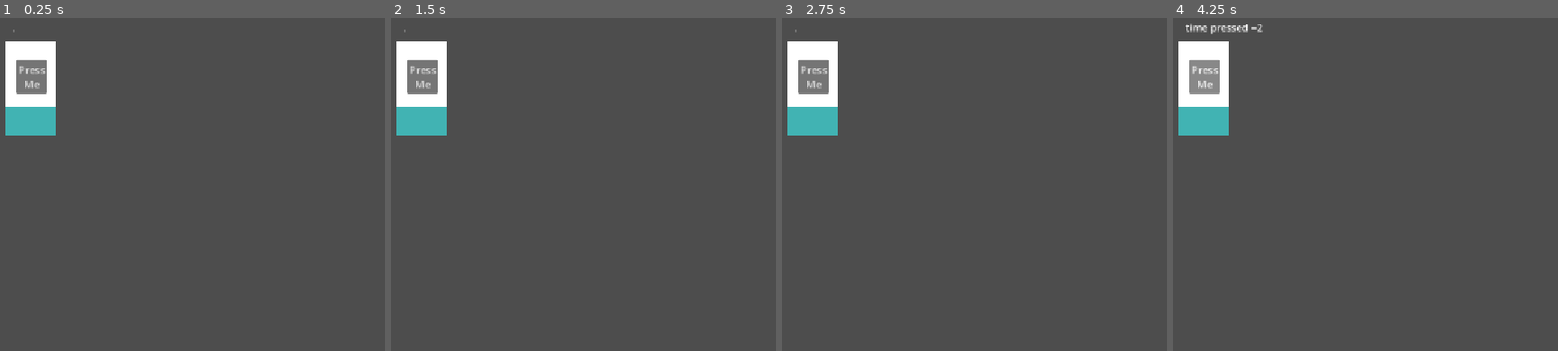
Above: before the commit, frames 1-4 (left to right).
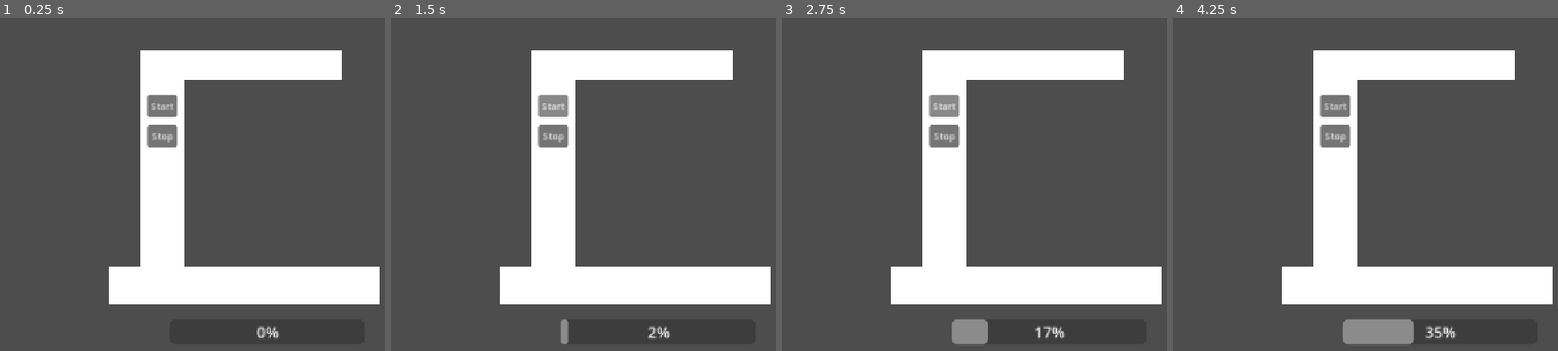
Above: after the commit, the same moments.

Repository: ELJA1104/Coffee_game_repo
Game: Godot game, scene res://Scenes/test.tscn
Two runs of this game, one before a commit and one after it. Both use one fixed random seed, a clock stepped at 60 frames per second and the inputs below. Before the commit the project starts from res://Scenes/idk.tscn.
Inputs (mouse positions are in pixels of both pictures, inside the frame that each line leads up to):
- Up to frame 1 (0.25 s): no input
- Up to frame 2 (1.5 s): click (552, 134) at 0.5 s, where only the run after the commit has a clickable "Stop"; click (552, 104) at 1.25 s, where only the run after the commit has a clickable "Start"
- Up to frame 3 (2.75 s): click (943, 104) at 2 s, where only the run after the commit has a clickable "Start"
- Up to frame 4 (4.25 s): click (1203, 77) at 2.75 s, where only the run before the commit has a clickable "Press Me"; click (1203, 77) at 3.5 s, where only the run before the commit has a clickable "Press Me"

The runs differ from the first frame. In frame 1, 23% of the frame differs, in the area x 1-99%, y 3-96%; in frame 2, 23%; in frame 3, 24%; in frame 4, 25%, in the area x 1-99%, y 1-98%.

Commit message:
Ethan update

Diff:
--- a/Code/test.gd
+++ b/Code/test.gd
@@ -1,30 +1,37 @@
 extends Node2D
-var Pug_detec : Area2D
-var Cup_detec : Area2D
-var Pug_detection_value : int = 0
-var Cup_detection_value : int = 0
-
+@export var Pug_detec : Area2D
+@export var Cup_detec : Area2D
+@export var Cup_detection_value : int = 0
+@export var cup_tp_pos: Node2D
+@export var puck_tp_pos: Node2D
+@export var Progress_Bar : ProgressBar
+var is_filling : bool = false
+var a : int = 100
+var b : int
 func get_input():
 	pass
 
+func _physics_process(delta: float) -> void:
+	if is_filling == true:
+		Progress_Bar.value += .20
+
+	elif is_filling == false:
+		Progress_Bar.value = Progress_Bar.value
 
 func _on_start_button_pressed() -> void:
-	if Pug_detection_value == 1 and Cup_detection_value == 1:
-		print("start button is pressed")
-	else:
-		print("something is missing")
+	#if Cup_detection_value == 1:
+	print("start button is pressed")
+	is_filling = true
+	print(a)
+	#else:
+	#	print("something is missing")
 
 func _on_stop_button_pressed() -> void:
 	print("stop button is pressed")
-	Pug_detection_value == 0
 	Cup_detection_value == 0
-	print(Pug_detection_value)
-	print(Cup_detection_value)
-
-
-func _on_pug_detection_area_entered(area: Area2D) -> void:
-	print("Pug has been inserted")
-	Pug_detection_value == 1
+	is_filling = false
+	a = 0
+	print(a)
 
 func _on_cup_detection_area_entered(area: Area2D) -> void:
 	print("Cup thas been inserted")
--- /dev/null
+++ b/Scenes/node_2d.tscn
@@ -0,0 +1,3 @@
+[gd_scene format=3 uid="uid://qjjdoif4x3aa"]
+
+[node name="Node2D" type="Node2D" unique_id=47513517]
--- a/Scenes/test.tscn
+++ b/Scenes/test.tscn
@@ -6,25 +6,15 @@
 size = Vector2(168, 48)
 
 [sub_resource type="RectangleShape2D" id="RectangleShape2D_yf5fn"]
-size = Vector2(168, 48)
+size = Vector2(168, 56)
 
-[node name="Coffeebrewer" type="Node2D" unique_id=204845374]
+[node name="Coffeebrewer" type="Node2D" unique_id=204845374 node_paths=PackedStringArray("Pug_detec", "Cup_detec", "cup_tp_pos", "puck_tp_pos", "Progress_Bar")]
 script = ExtResource("1_lc1oi")
-
-[node name="Control" type="Control" parent="." unique_id=639063775]
-layout_mode = 3
-anchors_preset = 0
-offset_left = 128.0
-offset_top = -200.0
-offset_right = 192.0
-offset_bottom = -16.0
-
-[node name="ProgressBar" type="ProgressBar" parent="Control" unique_id=1343897540]
-layout_mode = 0
-offset_left = 16.0
-offset_top = 16.0
-offset_right = 48.0
-offset_bottom = 168.0
+Pug_detec = NodePath("Puck detection")
+Cup_detec = NodePath("Cup detection")
+cup_tp_pos = NodePath("Cup detection/Cup_tp_destination")
+puck_tp_pos = NodePath("Puck detection/Puck_tp_destination")
+Progress_Bar = NodePath("ProgressBar")
 
 [node name="ColorRect" type="ColorRect" parent="." unique_id=745951462]
 offset_left = -136.0
@@ -44,16 +34,22 @@
 offset_right = 120.0
 offset_bottom = 32.0
 
-[node name="Pug detection" type="Area2D" parent="." unique_id=854129398]
+[node name="Puck detection" type="Area2D" parent="." unique_id=854129398]
 
-[node name="CollisionShape2D" type="CollisionShape2D" parent="Pug detection" unique_id=1757694897]
+[node name="CollisionShape2D" type="CollisionShape2D" parent="Puck detection" unique_id=1757694897]
 position = Vector2(-4, -184)
 shape = SubResource("RectangleShape2D_g4v7s")
 
+[node name="Puck_tp_destination" type="Node2D" parent="Puck detection" unique_id=1185130667]
+position = Vector2(0, -184)
+
 [node name="Cup detection" type="Area2D" parent="." unique_id=968435946]
 
+[node name="Cup_tp_destination" type="Node2D" parent="Cup detection" unique_id=2136124169]
+position = Vector2(0, -40)
+
 [node name="CollisionShape2D" type="CollisionShape2D" parent="Cup detection" unique_id=1550581908]
-position = Vector2(-4, -32)
+position = Vector2(-4, -36)
 shape = SubResource("RectangleShape2D_yf5fn")
 
 [node name="Start" type="Button" parent="." unique_id=1102906672]
@@ -76,7 +72,13 @@
 position = Vector2(0, -64)
 zoom = Vector2(1.5, 1.5)
 
-[connection signal="area_entered" from="Pug detection" to="." method="_on_pug_detection_area_entered"]
+[node name="ProgressBar" type="ProgressBar" parent="." unique_id=1343897540]
+offset_left = -104.0
+offset_top = 48.0
+offset_right = 104.0
+offset_bottom = 75.0
+
+[connection signal="area_entered" from="Puck detection" to="." method="_on_pug_detection_area_entered"]
 [connection signal="area_entered" from="Cup detection" to="." method="_on_cup_detection_area_entered"]
 [connection signal="pressed" from="Start" to="." method="_on_start_button_pressed"]
 [connection signal="pressed" from="Stop" to="." method="_on_stop_button_pressed"]
--- a/project.godot
+++ b/project.godot
@@ -11,8 +11,8 @@
 [application]
 
 config/name="Coffee Game"
-run/main_scene="uid://bd267dnu2okq3"
-config/features=PackedStringArray("4.6", "Forward Plus")
+run/main_scene="uid://b1hub4lvnhwtb"
+config/features=PackedStringArray("4.7", "Forward Plus")
 config/icon="res://icon.svg"
 
 [display]
